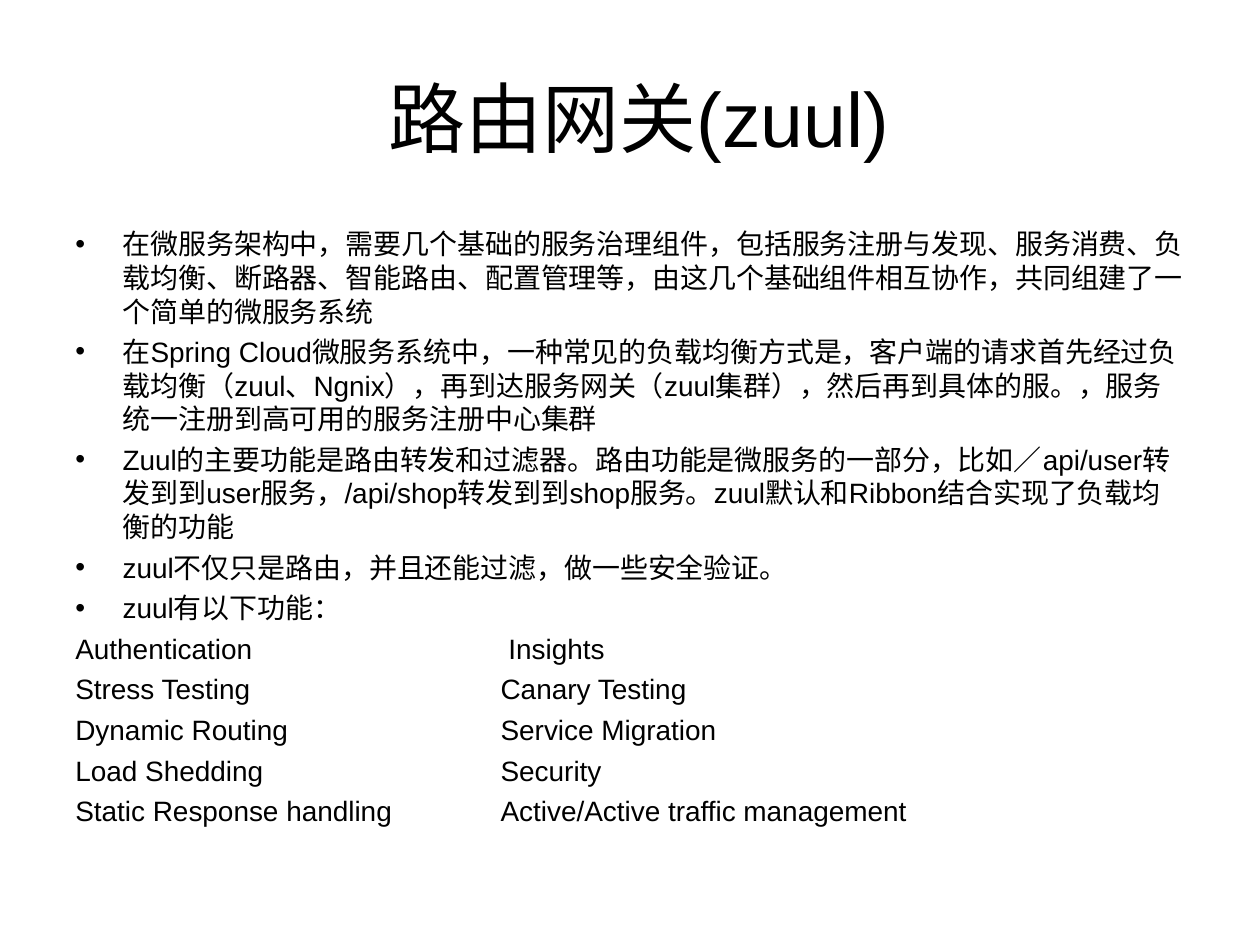
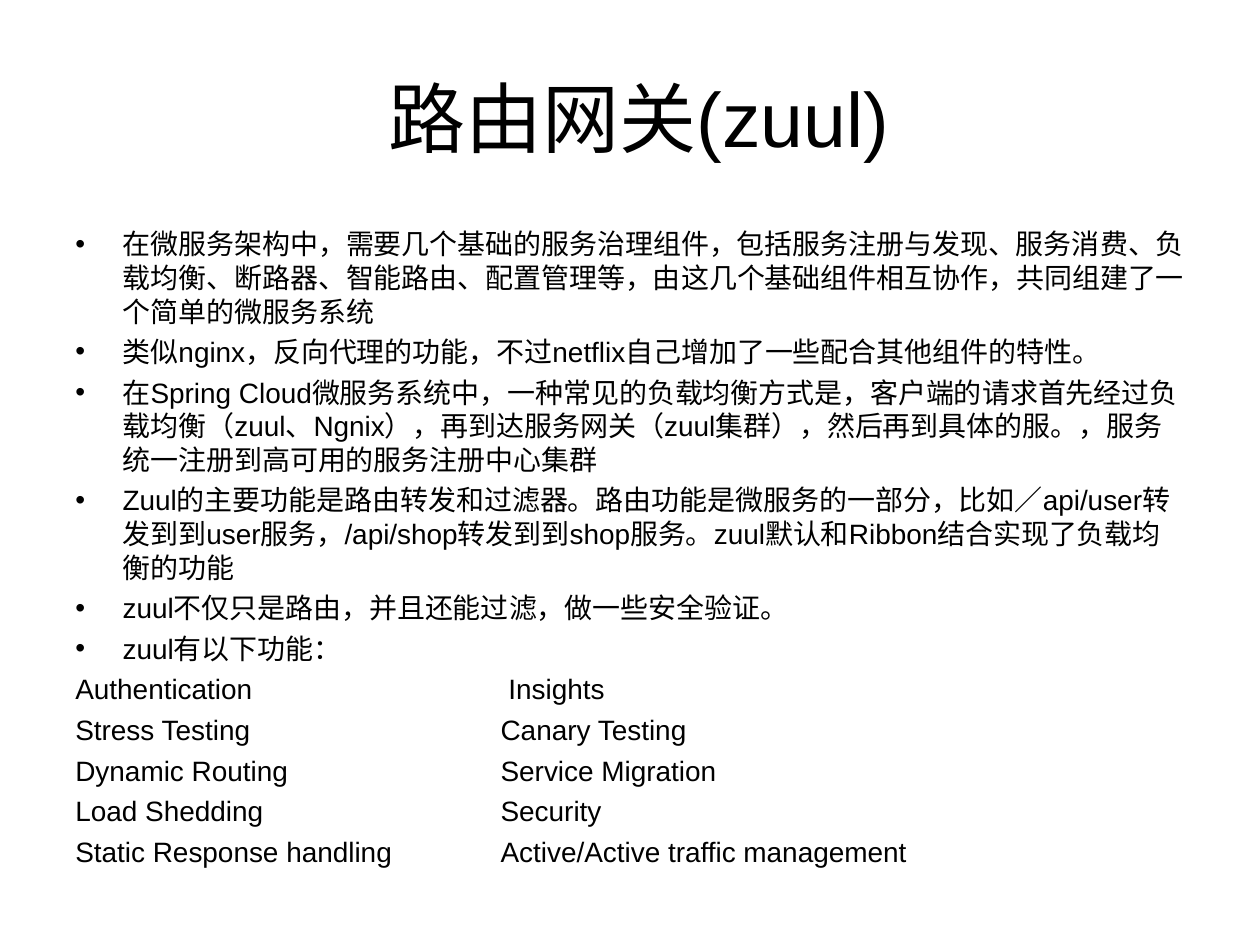
Before and after one commit to xingxingtx/SpringCloud, a slide deck: slide 16 of SpringCloud.ppt (slide 11 before the commit). Drawn at 1260x945 pixels with LibreOffice and Linux fonts; fonts in the diff are those of the drawing. Boxes give left, top, right and bottom in pixels: in the first picture for what was removed or moved away, otherwise in the second. Text is boxed around its words. In the diff, an @@ line names an element or a change of style, - is before the commit and + after.

```diff
--- a/SpringCloud.ppt
+++ b/SpringCloud.ppt
@@ text at (123,338,1101,368): paragraph added @@
+• 类似nginx，反向代理的功能，不过netflix自己增加了一些配合其他组件的特性。
```
Also in this commit, not shown: 2 other slides changed, 5 slides added.
